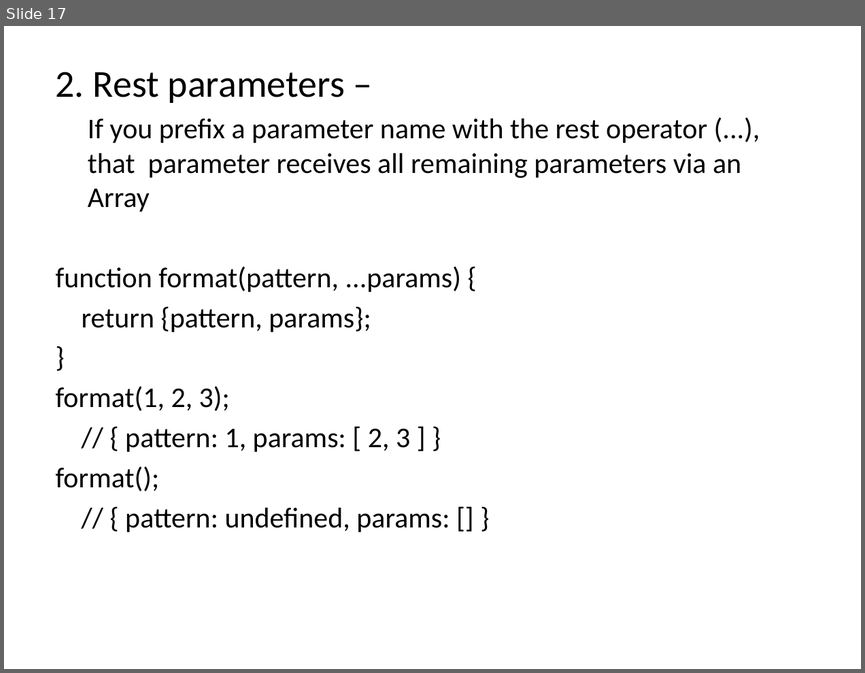
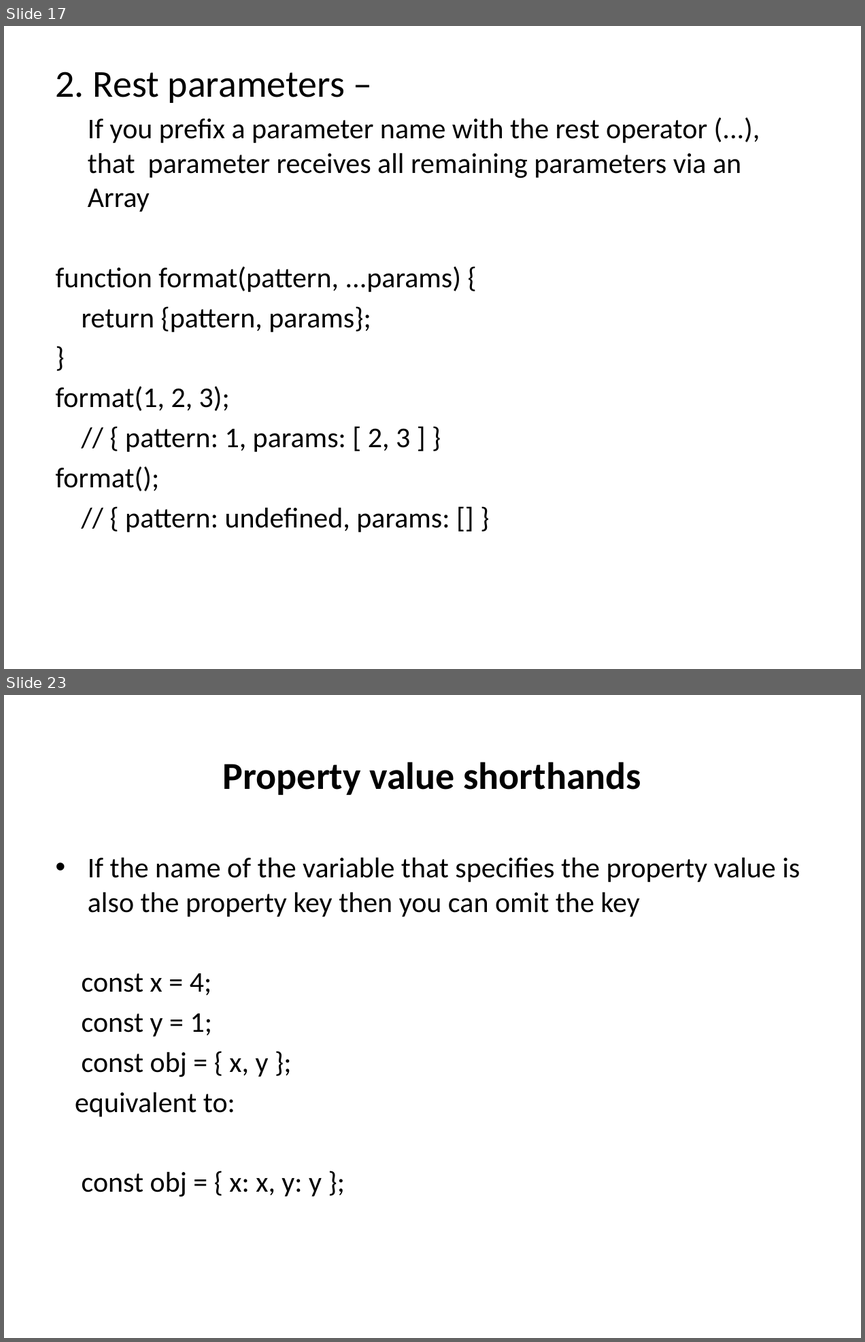
Before and after one commit to jaybidwai02/jsFrameworks, a slide deck: es6/ES6.pptx. Shown one above the other, each under a label of ours: slide 17 before the commit, slides 17 and 23 after it; the slides between them are not shown. The pictures are 865x673 and 865x1342 pixels, drawn with LibreOffice and Linux fonts; fonts in the diff are those of the drawing. Boxes give left, top, right and bottom in pixels: in the first picture for what was removed or moved away, otherwise in the second. Text is boxed around its words. In the diff, an @@ line names an element or a change of style, - is before the commit and + after.

```diff
--- a/es6/ES6.pptx
+++ b/es6/ES6.pptx
@@ slide 23 added at (x1=4, y1=695, x2=861, y2=1338), background #FFFFFF @@
@@ title added at (x1=223, y1=762, x2=641, y2=795), 32 pt, text #000000, bold @@
+Property value shorthands
@@ text added at (x1=75, y1=857, x2=800, y2=1197), 24 pt, text #000000 @@
+• If the name of the variable that specifies the property value is also the property key then you can omit the key
+const x = 4;
+const y = 1;
+const obj = { x, y };
+equivalent to:
+const obj = { x: x, y: y };
```
Also in this commit, not shown: 7 other slides added.
